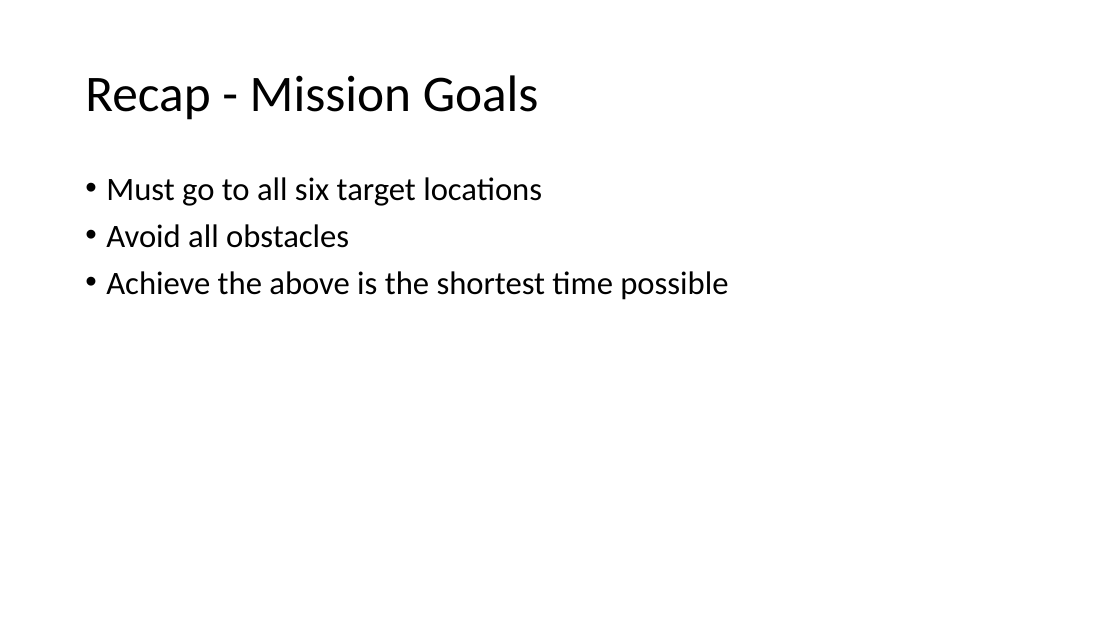
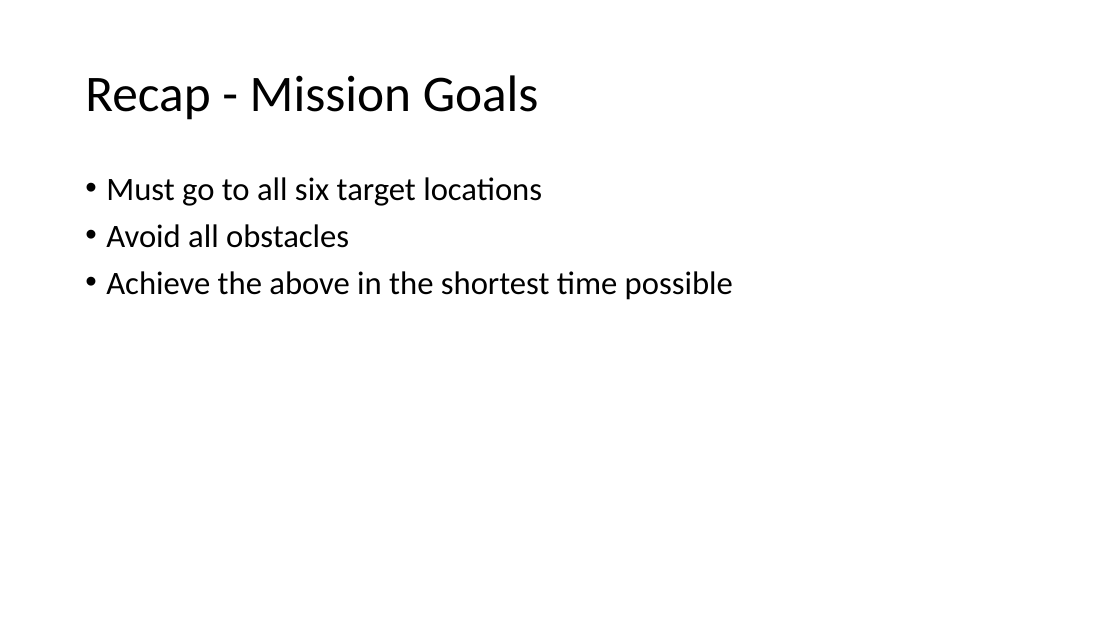
Before and after one commit to sjbilardi/romulus-5, a slide deck: slide 2 of presentations/meeting_2.pptx. Drawn at 1120x630 pixels with LibreOffice and Linux fonts; fonts in the diff are those of the drawing. Boxes give left, top, right and bottom in pixels: in the first picture for what was removed or moved away, otherwise in the second. Text is boxed around its words. In the diff, an @@ line names an element or a change of style, - is before the commit and + after.

Commit message:
update to presentation

```diff
--- a/presentations/meeting_2.pptx
+++ b/presentations/meeting_2.pptx
@@ text at <box>106,271,733,300</box>: text changed @@
-• Achieve the above is the shortest time possible
+• Achieve the above in the shortest time possible
```
